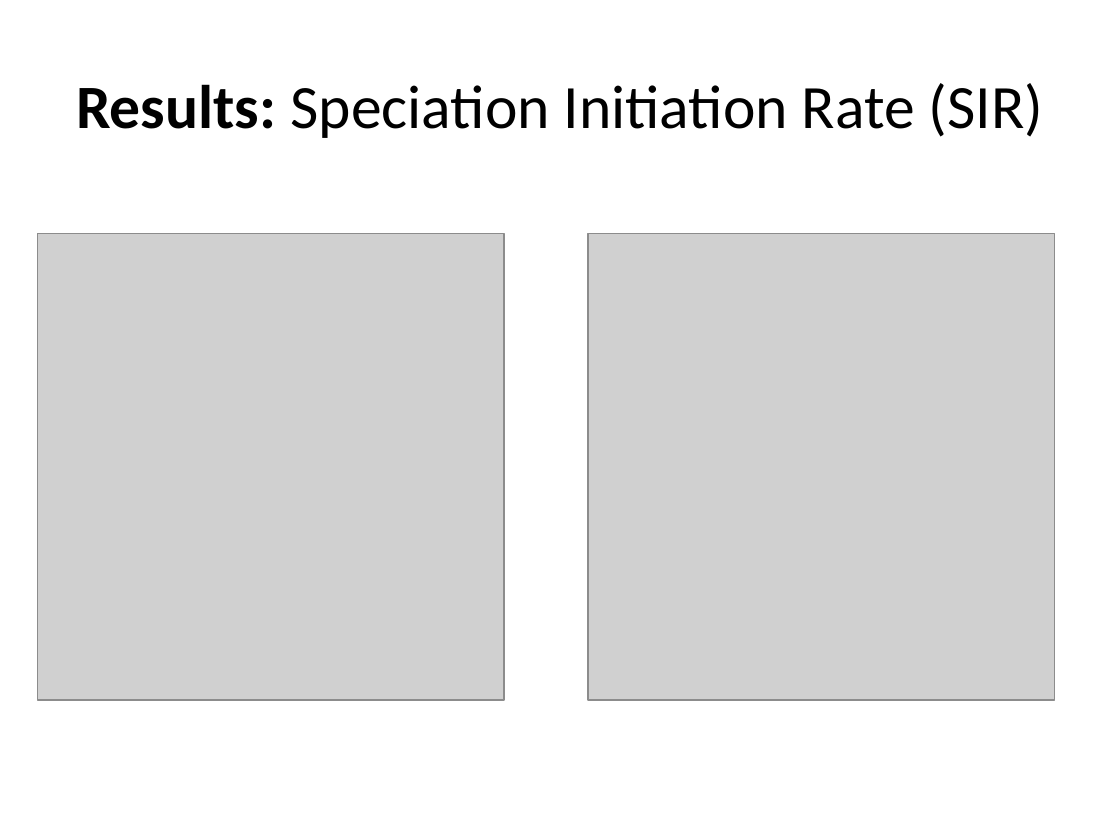
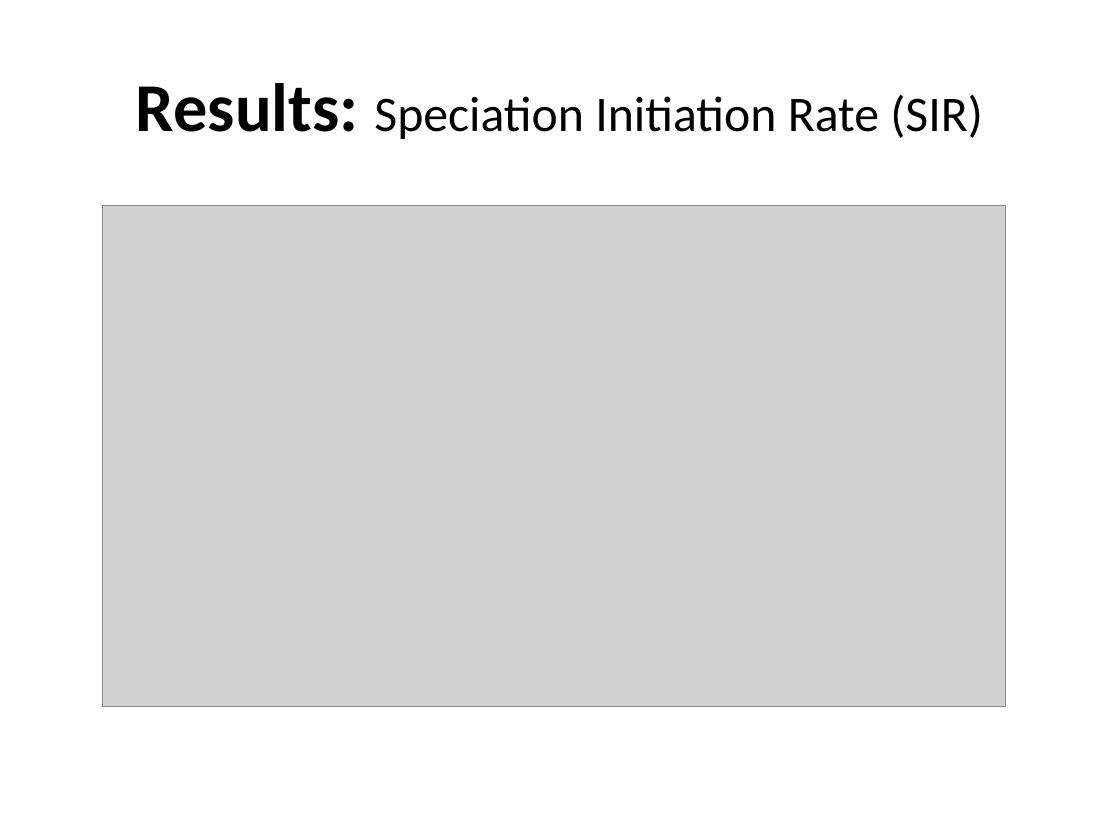
Before and after one commit to richelbilderbeek/Cer2016, a slide deck: slide 13 of doc/Cer2016_Femke Thon & Jolien Gay_V3.0.pptx (slide 10 before the commit). Drawn at 1120x840 pixels with LibreOffice and Linux fonts; fonts in the diff are those of the drawing; grey boxes stand for pictures; background and template pictures are left out. Boxes give left, top, right and bottom in pixels: in the first picture for what was removed or moved away, otherwise in the second. Text is boxed around its words. In the diff, an @@ line names an element or a change of style, - is before the commit and + after.

```diff
--- a/doc/Cer2016_Femke Thon & Jolien Gay_V3.0.pptx
+++ b/doc/Cer2016_Femke Thon & Jolien Gay_V3.0.pptx
@@ title "Results: Speciation Initiation Rate (SIR)" at <box>136,83,983,139</box>: size 39.6 to 44 pt in "Results:"; size 39.6 to 32 pt in "Speciation Initiation Rate (SIR)" @@
@@ picture added at <box>103,205,1006,706</box> @@
@@ picture removed at <box>37,233,504,700</box> @@
@@ picture removed at <box>588,233,1055,700</box> @@
```
Also in this commit, not shown: 6 other slides changed, 5 slides added, 1 slide removed, 6 other files.
